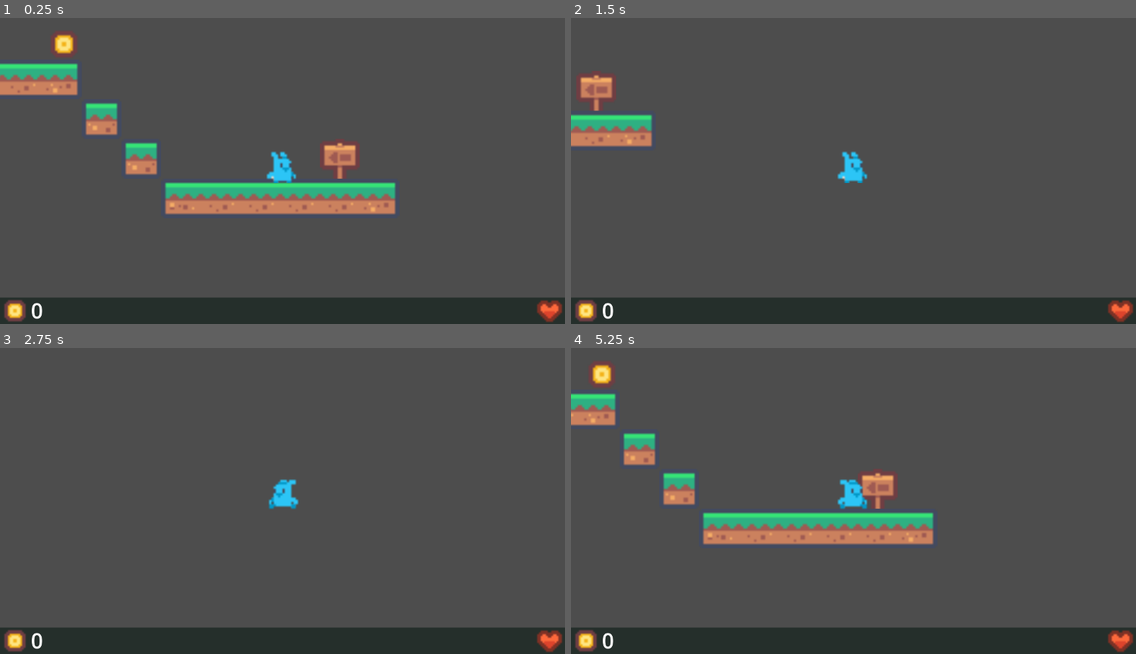
Above: before the commit, frames 1-4 (two rows, left to right).
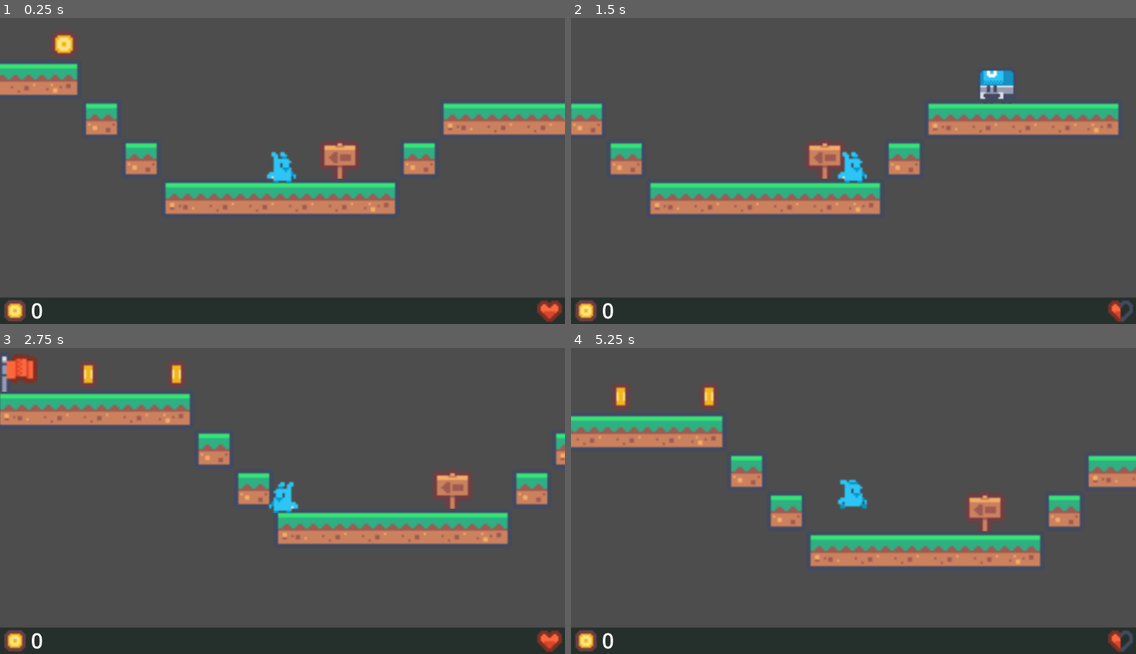
Above: after the commit, the same moments.

Repository: T-oo-T/game-development-final-project
Game: Godot game, scene res://Scenes/main.tscn
The game is run twice, just before and just after one commit, with the same random seed, the same clock (stepped at 60 frames per second) and the same inputs.
Inputs:
- Up to frame 1 (0.25 s): no input
- Up to frame 2 (1.5 s): hold Right (right) from 0.53 s (still down); tap Up (jump) at 0.77 s
- Up to frame 3 (2.75 s): tap Up (jump) at 1.52 s; release Right (right) at 2.03 s; hold Left (left) from 2.03 s (still down)
- Up to frame 4 (5.25 s): release Left (left) at 2.78 s; hold Right (right) 2.78-4.28 s; tap Up (jump) at 3.02, 3.77, 4.52 s; hold Left (left) 4.28-5.03 s; hold Right (right) from 5.03 s (still down)

The runs differ from the first frame. In frame 1, 2.8% of the frame differs, in the area x 71-100%, y 27-52%; in frame 2, 13%; in frame 3, 12%; in frame 4, 17%, in the area x 0-100%, y 4-100%.

Commit message:
add robo enemy

Diff:
--- a/Scenes/map1.tscn
+++ b/Scenes/map1.tscn
@@ -1,10 +1,11 @@
-[gd_scene load_steps=8 format=4 uid="uid://d07weobqt1kwp"]
+[gd_scene load_steps=9 format=4 uid="uid://d07weobqt1kwp"]
 
 [ext_resource type="Texture2D" uid="uid://d4cyvicdvhvg7" path="res://Assets/tilemap.png" id="1_ci6au"]
 [ext_resource type="Script" uid="uid://iq7kopfy1d7y" path="res://Scripts/map.gd" id="1_xgpx1"]
 [ext_resource type="PackedScene" uid="uid://b8lppdth0a2ff" path="res://Scenes/player.tscn" id="2_26yhd"]
 [ext_resource type="PackedScene" uid="uid://yyc52bpuceih" path="res://Scenes/flag.tscn" id="4_0650q"]
 [ext_resource type="PackedScene" uid="uid://v2c3fspwrw7a" path="res://Scenes/coin.tscn" id="5_0650q"]
+[ext_resource type="PackedScene" uid="uid://c5eqkl4qxymt1" path="res://Scenes/robo.tscn" id="6_rxi31"]
 
 [sub_resource type="TileSetAtlasSource" id="TileSetAtlasSource_26yhd"]
 texture = ExtResource("1_ci6au")
@@ -30,7 +31,7 @@
 script = ExtResource("1_xgpx1")
 
 [node name="TileMapLayer" type="TileMapLayer" parent="."]
-tile_map_data = PackedByteArray("AAAAAAEAAAACAAAAAAD//wEAAAA …(160 unchanged characters)… CAAAAAAD2//7/AAABAAAAAAABAAAAAAAEAAQAAAA=")
+tile_map_data = PackedByteArray("AAAAAAEAAAACAAAAAAD//wEAAAA …(160 unchanged characters)… CAAAAAAD2//7/AAABAAAAAAABAAAAAAAEAAQAAAADAAAAAAAAAAAAAAAEAP//AAABAAAAAAAFAP//AAACAAAAAAAGAP//AAACAAAAAAAHAP//AAACAAAAAAAIAP//AAADAAAAAAA=")
 tile_set = SubResource("TileSet_58wgy")
 
 [node name="Player" parent="." instance=ExtResource("2_26yhd")]
@@ -45,4 +46,7 @@
 [node name="Coin2" parent="." instance=ExtResource("5_0650q")]
 position = Vector2(-138, -43)
 
+[node name="Robo" parent="." instance=ExtResource("6_rxi31")]
+position = Vector2(149, -30)
+
 [connection signal="body_entered" from="Flag" to="." method="_on_flag_body_entered"]
--- /dev/null
+++ b/Scenes/robo.tscn
@@ -0,0 +1,59 @@
+[gd_scene load_steps=8 format=3 uid="uid://c5eqkl4qxymt1"]
+
+[ext_resource type="Texture2D" uid="uid://8ydsobyc6sxc" path="res://Assets/Enemies/robo_move_1.png" id="1_6w7is"]
+[ext_resource type="Script" uid="uid://d2d672n8p6tjc" path="res://Scripts/robo.gd" id="1_y5ubc"]
+[ext_resource type="Texture2D" uid="uid://5g1yondrwi05" path="res://Assets/Enemies/robo_move_2.png" id="2_y5ubc"]
+[ext_resource type="Texture2D" uid="uid://dsqwikbsmff7g" path="res://Assets/Enemies/robo_sleep.png" id="3_n5bgq"]
+
+[sub_resource type="SpriteFrames" id="SpriteFrames_au2jy"]
+animations = [{
+"frames": [{
+"duration": 1.0,
+"texture": ExtResource("1_6w7is")
+}, {
+"duration": 1.0,
+"texture": ExtResource("2_y5ubc")
+}],
+"loop": true,
+"name": &"move",
+"speed": 2.0
+}, {
+"frames": [{
+"duration": 1.0,
+"texture": ExtResource("3_n5bgq")
+}],
+"loop": true,
+"name": &"sleep",
+"speed": 5.0
+}]
+
+[sub_resource type="RectangleShape2D" id="RectangleShape2D_hxr6s"]
+size = Vector2(14, 11)
+
+[sub_resource type="RectangleShape2D" id="RectangleShape2D_6w7is"]
+size = Vector2(18, 14)
+
+[node name="Robo" type="CharacterBody2D"]
+script = ExtResource("1_y5ubc")
+
+[node name="AnimatedSprite2D" type="AnimatedSprite2D" parent="."]
+scale = Vector2(0.75, 0.75)
+sprite_frames = SubResource("SpriteFrames_au2jy")
+animation = &"move"
+
+[node name="CollisionShape2D" type="CollisionShape2D" parent="."]
+position = Vector2(0, 1.5)
+shape = SubResource("RectangleShape2D_hxr6s")
+
+[node name="RayCast2D" type="RayCast2D" parent="."]
+position = Vector2(-12, -8)
+rotation = -1.5708
+target_position = Vector2(-22, 0)
+
+[node name="Hitbox" type="Area2D" parent="."]
+
+[node name="CollisionShape2D" type="CollisionShape2D" parent="Hitbox"]
+position = Vector2(0, 1)
+shape = SubResource("RectangleShape2D_6w7is")
+
+[connection signal="body_entered" from="Hitbox" to="." method="_on_hitbox_body_entered"]
--- a/Scripts/player.gd
+++ b/Scripts/player.gd
@@ -10,9 +10,12 @@
 func _ready() -> void:
 	jumping = false
 
+func die() -> void:
+	player_died.emit()
+
 func _physics_process(delta: float) -> void:
 	if position.y > 1500:
-		player_died.emit()
+		die()
 
 	# Add the gravity.
 	if not is_on_floor():
--- /dev/null
+++ b/Scripts/robo.gd
@@ -0,0 +1,35 @@
+class_name Robo extends CharacterBody2D
+
+var speed := -30
+var facing_left := true
+@onready var ray := $RayCast2D
+
+var GRAVITY := float(ProjectSettings.get_setting("physics/2d/default_gravity"))
+
+func _ready() -> void:
+	$AnimatedSprite2D.play("move")
+
+func _physics_process(delta: float) -> void:
+	if !is_on_floor():
+		velocity.y += GRAVITY * delta
+
+	if !ray.is_colliding() and is_on_floor():
+		flip()
+
+	velocity.x = speed
+	move_and_slide()
+
+
+func flip():
+	facing_left = !facing_left
+
+	scale.x = scale.x * -1
+
+	if facing_left:
+		speed = abs(speed) * -1
+	else:
+		speed = abs(speed)
+
+func _on_hitbox_body_entered(body: Node2D) -> void:
+	if body is Player:
+		body.die()
Binary file added: Assets/Enemies/robo_move_1.png
Not shown, added: Assets/Enemies/robo_move_1.png.import
Binary file added: Assets/Enemies/robo_move_2.png
Not shown, added: Assets/Enemies/robo_move_2.png.import
Binary file added: Assets/Enemies/robo_sleep.png
Not shown, added: Assets/Enemies/robo_sleep.png.import
Not shown, added: Scripts/robo.gd.uid
